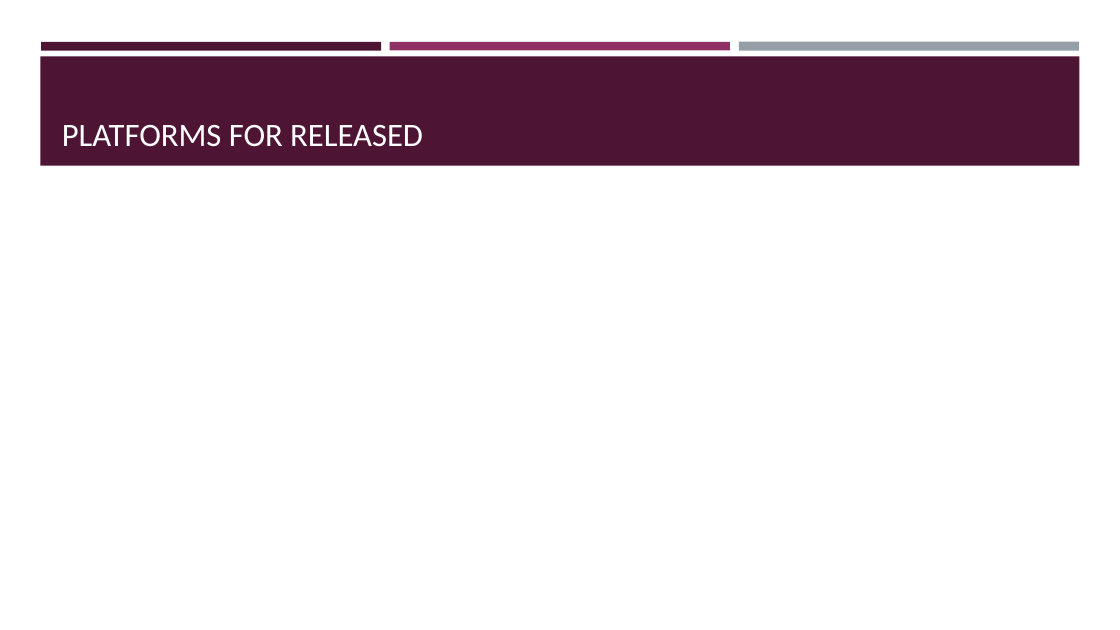
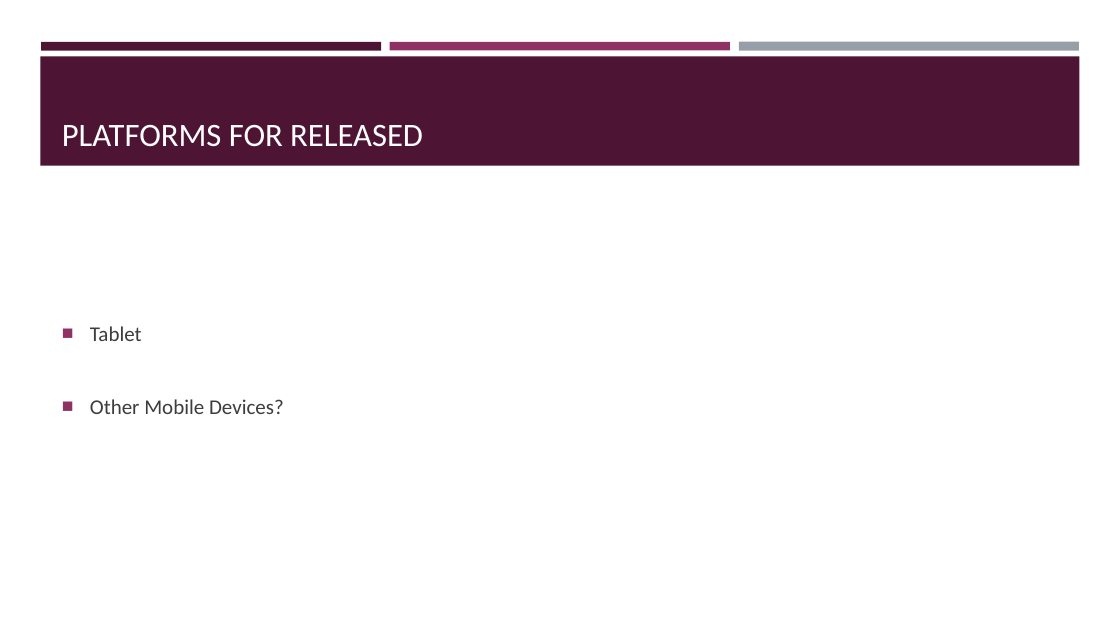
Before and after one commit to UoSGroupProjects1718/level-6-level-6-group-6, a slide deck: slide 11 of Presentations/Presentation1.pptx. Drawn at 1120x630 pixels with LibreOffice and Linux fonts; fonts in the diff are those of the drawing. Boxes give left, top, right and bottom in pixels: in the first picture for what was removed or moved away, otherwise in the second. Text is boxed around its words. In the diff, an @@ line names an element or a change of style, - is before the commit and + after.

```diff
--- a/Presentations/Presentation1.pptx
+++ b/Presentations/Presentation1.pptx
@@ text added at box(90, 326, 284, 414), 18 pt, text #3D3D3D @@
+■ Tablet
+■ Other Mobile Devices?
```
Also in this commit, not shown: 2 other slides changed, 2 slides added, 2 slides removed.
